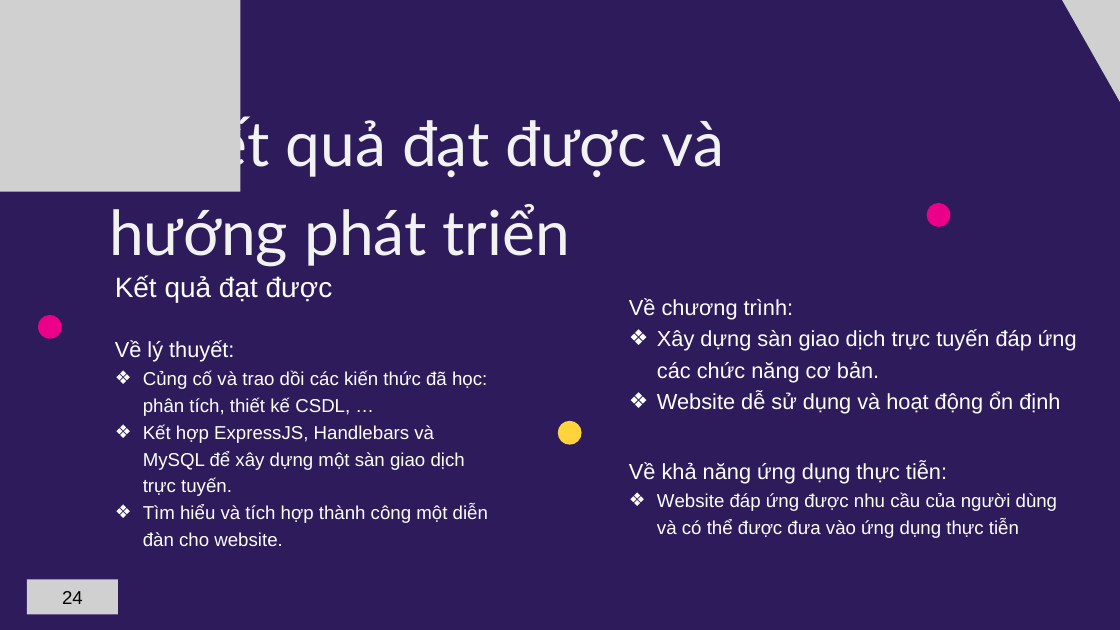
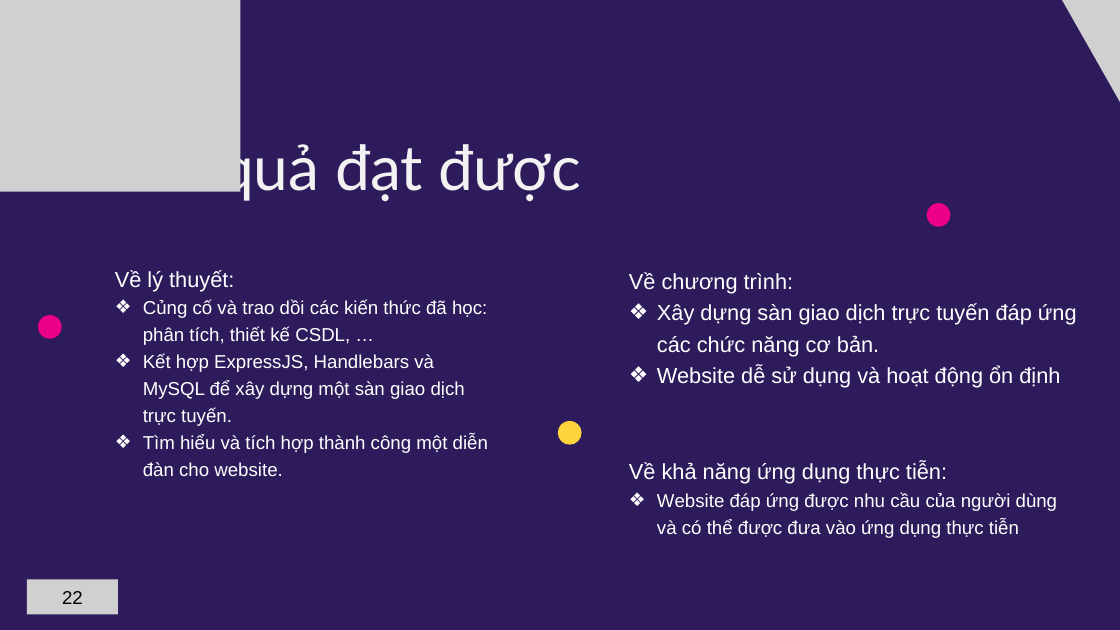
Before and after one commit to B2012257/lvtn_indieGameForum, a slide deck: slide 26 of docs/gameIndiePPT.pptx (slide 24 before the commit). Drawn at 1120x630 pixels with LibreOffice and Linux fonts; fonts in the diff are those of the drawing; grey boxes stand for pictures. Boxes give left, top, right and bottom in pixels: in the first picture for what was removed or moved away, otherwise in the second. Text is boxed around its words. In the diff, an @@ line names an element or a change of style, - is before the commit and + after.

```diff
--- a/docs/gameIndiePPT.pptx
+++ b/docs/gameIndiePPT.pptx
@@ text at (x1=109, y1=136, x2=581, y2=202): text changed @@
-5. Kết quả đạt được và hướng phát triển
+Kết quả đạt được
@@ text "Về lý thuyết:" moved from (x1=115, y1=340, x2=488, y2=546) to (x1=115, y1=270, x2=488, y2=476) @@
@@ text "Về chương trình:" moved from (x1=629, y1=298, x2=1077, y2=414) to (x1=629, y1=272, x2=1077, y2=388) @@
@@ text removed at (x1=115, y1=275, x2=333, y2=302) @@
-Kết quả đạt được
@@ text at (x1=62, y1=591, x2=83, y2=604): text changed @@
-24
+22
```
Also in this commit, not shown: 22 other slides changed, 2 slides added, 32 other files.
